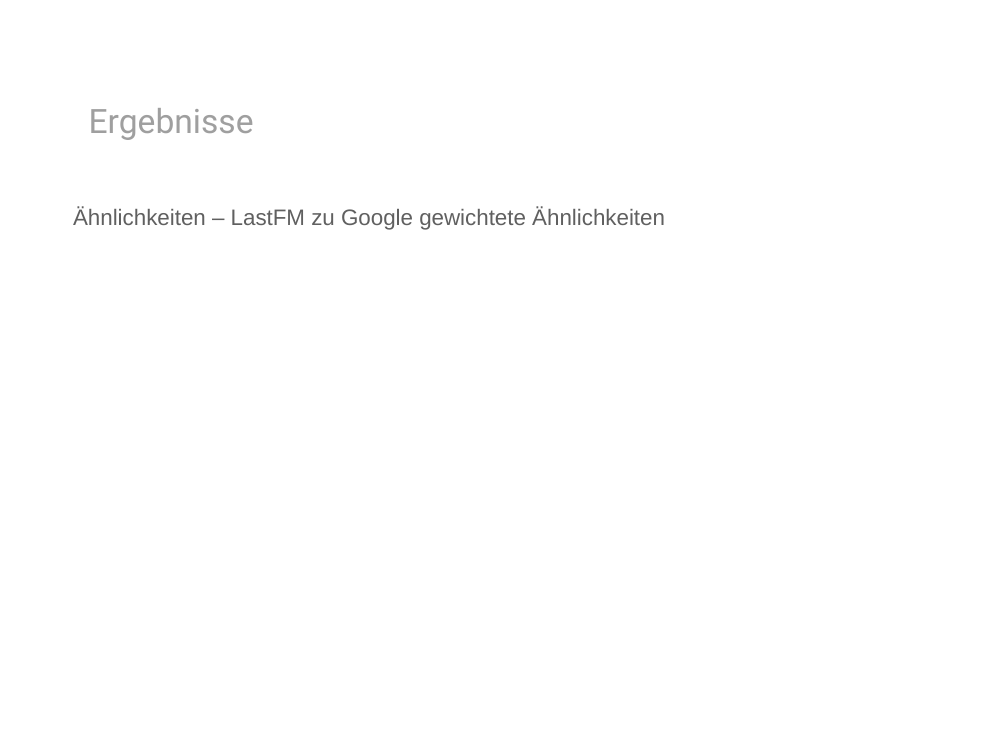
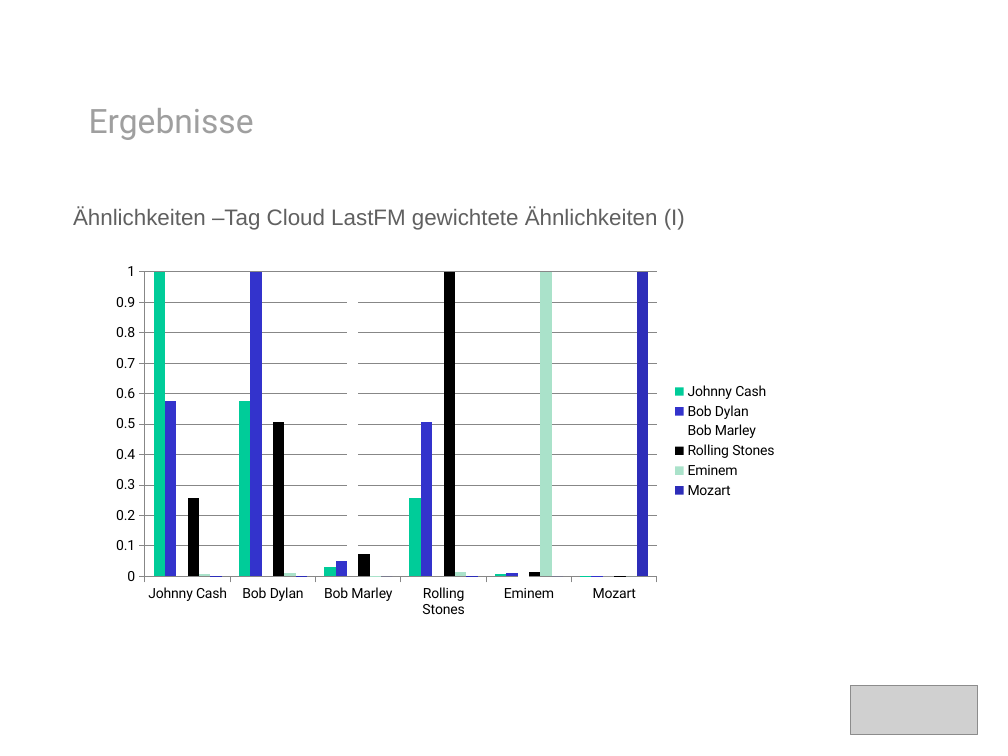
Before and after one commit to rohanprojects/mirlastfm, a slide deck: slide 9 of presentation/presentation.pptx. Drawn at 1008x756 pixels with LibreOffice and Linux fonts; fonts in the diff are those of the drawing; grey boxes stand for pictures; background and template pictures are left out. Boxes give left, top, right and bottom in pixels: in the first picture for what was removed or moved away, otherwise in the second. Text is boxed around its words. In the diff, an @@ line names an element or a change of style, - is before the commit and + after.

```diff
--- a/presentation/presentation.pptx
+++ b/presentation/presentation.pptx
@@ text at box(73, 207, 685, 230): text changed @@
-Ähnlichkeiten – LastFM zu Google gewichtete Ähnlichkeiten
+Ähnlichkeiten –Tag Cloud LastFM gewichtete Ähnlichkeiten (I)
@@ column chart added at box(103, 257, 788, 626) @@
+categories: Johnny Cash, Bob Dylan, Bob Marley, Rolling Stones, Eminem, Mozart
+Johnny Cash: 1, 0.58, 0.03, 0.26, 0.01, 0
+Bob Dylan: 0.58, 1, 0.05, 0.51, 0.01, 0
+Bob Marley: 0.03, 0.05, 1, 0.07, 0, 0
+Rolling Stones: 0.26, 0.51, 0.07, 1, 0.02, 0
+Eminem: 0.01, 0.01, 0, 0.02, 1, 0
+Mozart: 0, 0, 0, 0, 0, 1
@@ picture added at box(851, 685, 978, 735) @@
```
Also in this commit, not shown: 4 other slides changed, 1 slide added, 9 other files.
